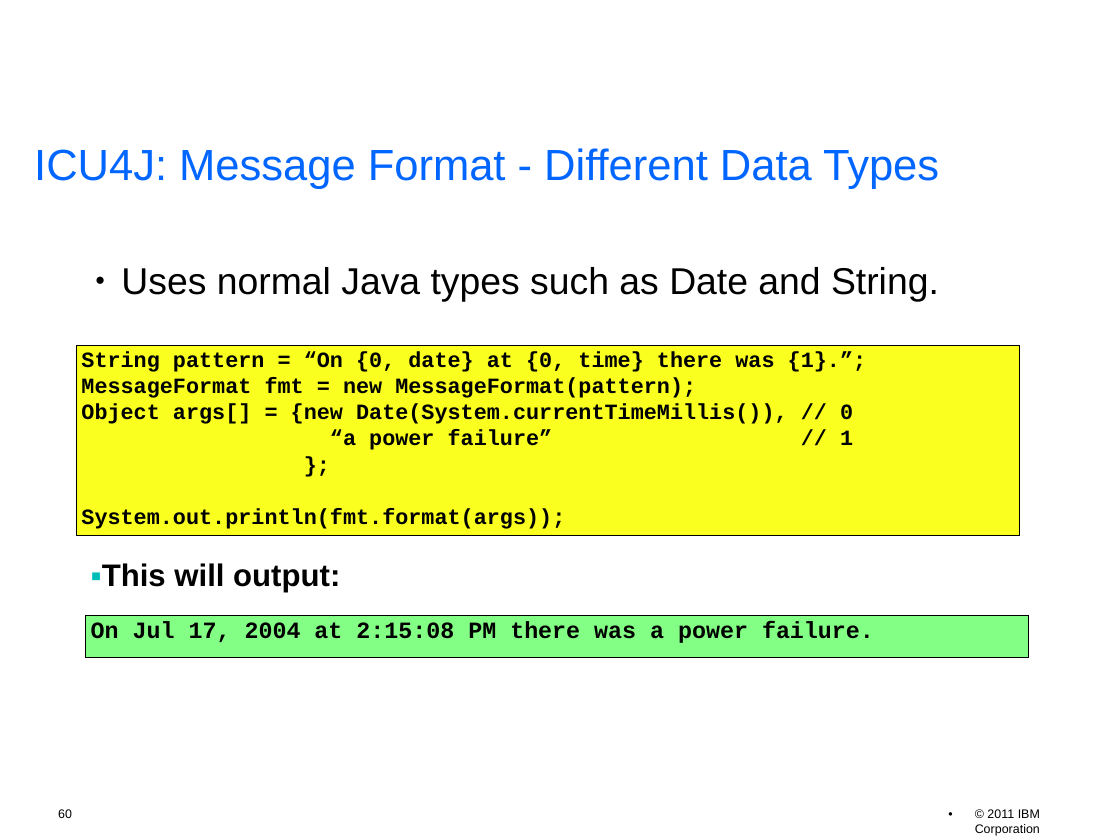
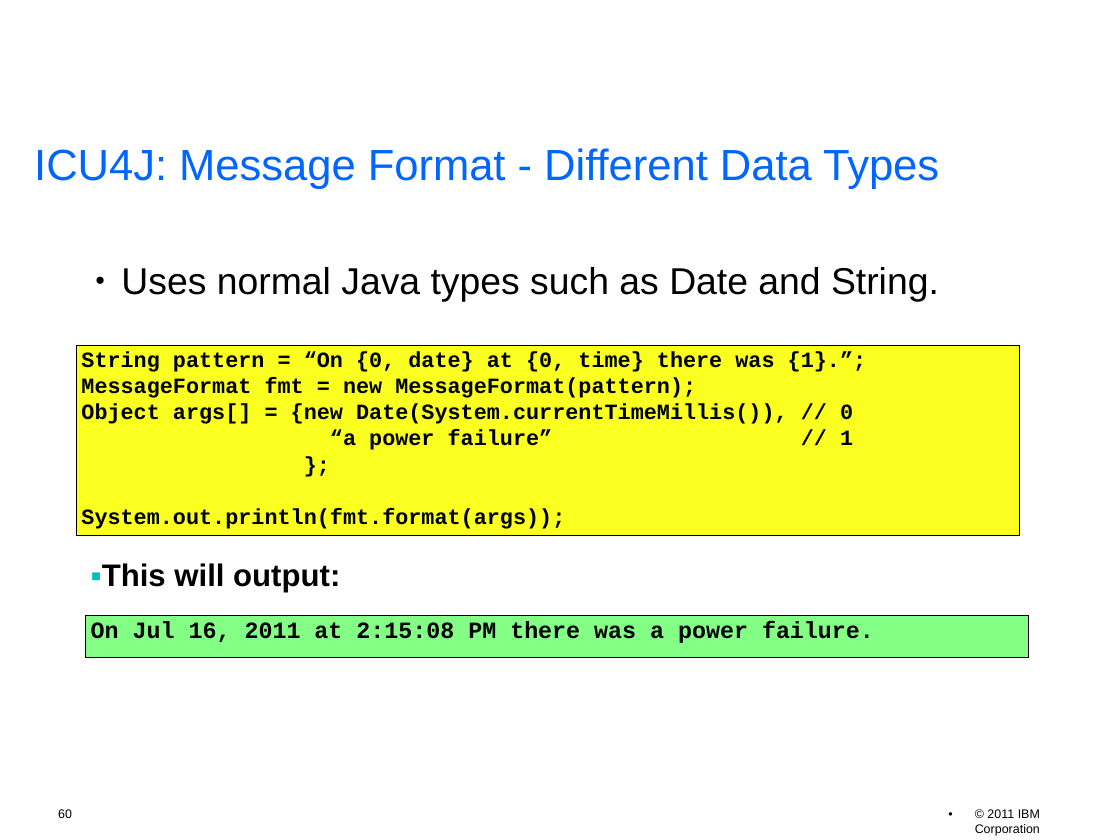
Before and after one commit to unicode-org/icu-docs, a slide deck: slide 60 of docs/pres/icu_workshop.odp. Drawn at 1120x840 pixels with LibreOffice and Linux fonts; fonts in the diff are those of the drawing; background and template pictures are left out. Boxes give left, top, right and bottom in pixels: in the first picture for what was removed or moved away, otherwise in the second. Text is boxed around its words. In the diff, an @@ line names an element or a change of style, - is before the commit and + after.

```diff
--- a/docs/pres/icu_workshop.odp
+++ b/docs/pres/icu_workshop.odp
@@ text in rectangle at (91, 621, 874, 643): text changed @@
-On Jul 17, 2004 at 2:15:08 PM there was a power failure.
+On Jul 16, 2011 at 2:15:08 PM there was a power failure.
```
Also in this commit, not shown: 3 other slides changed, 1 other file.
